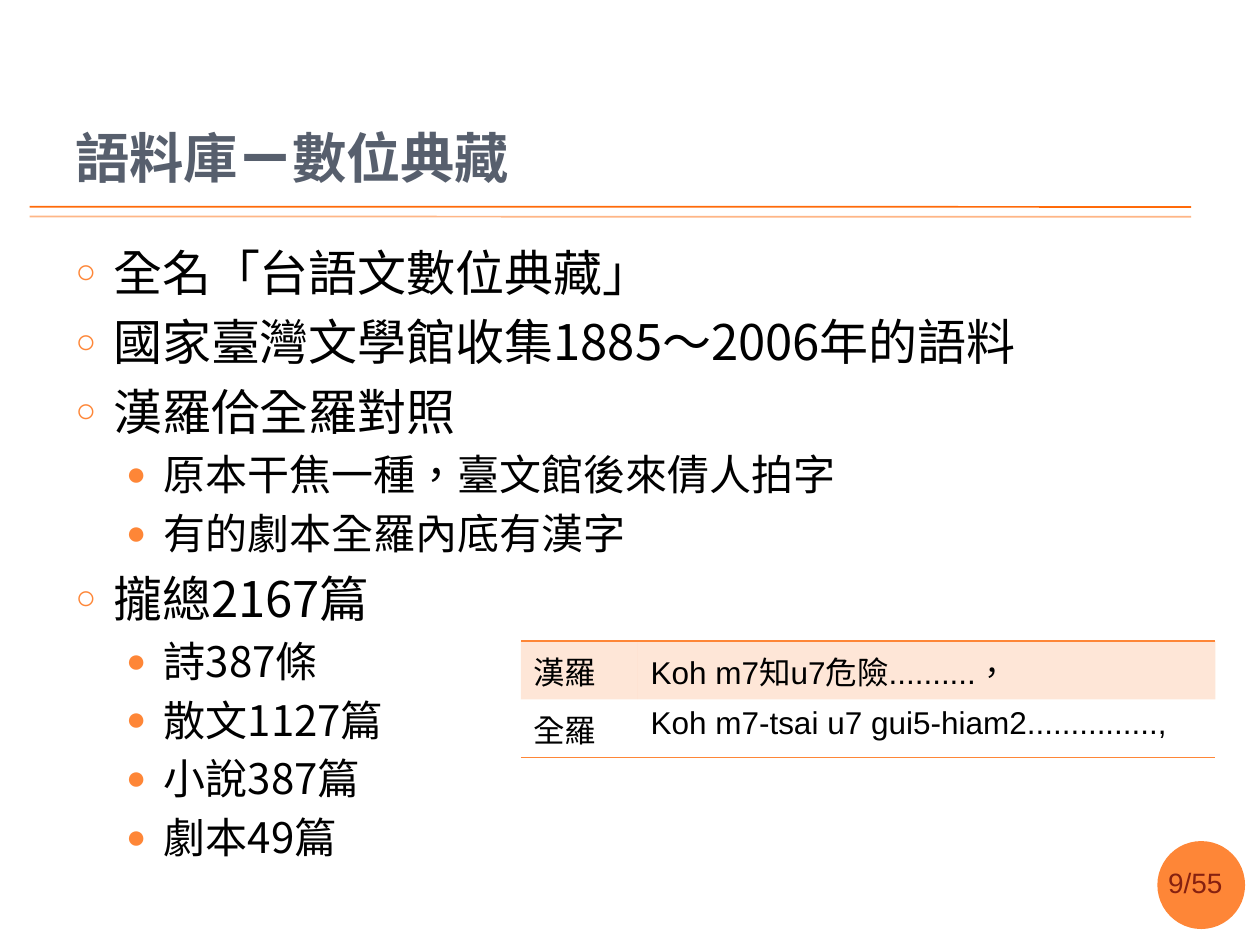
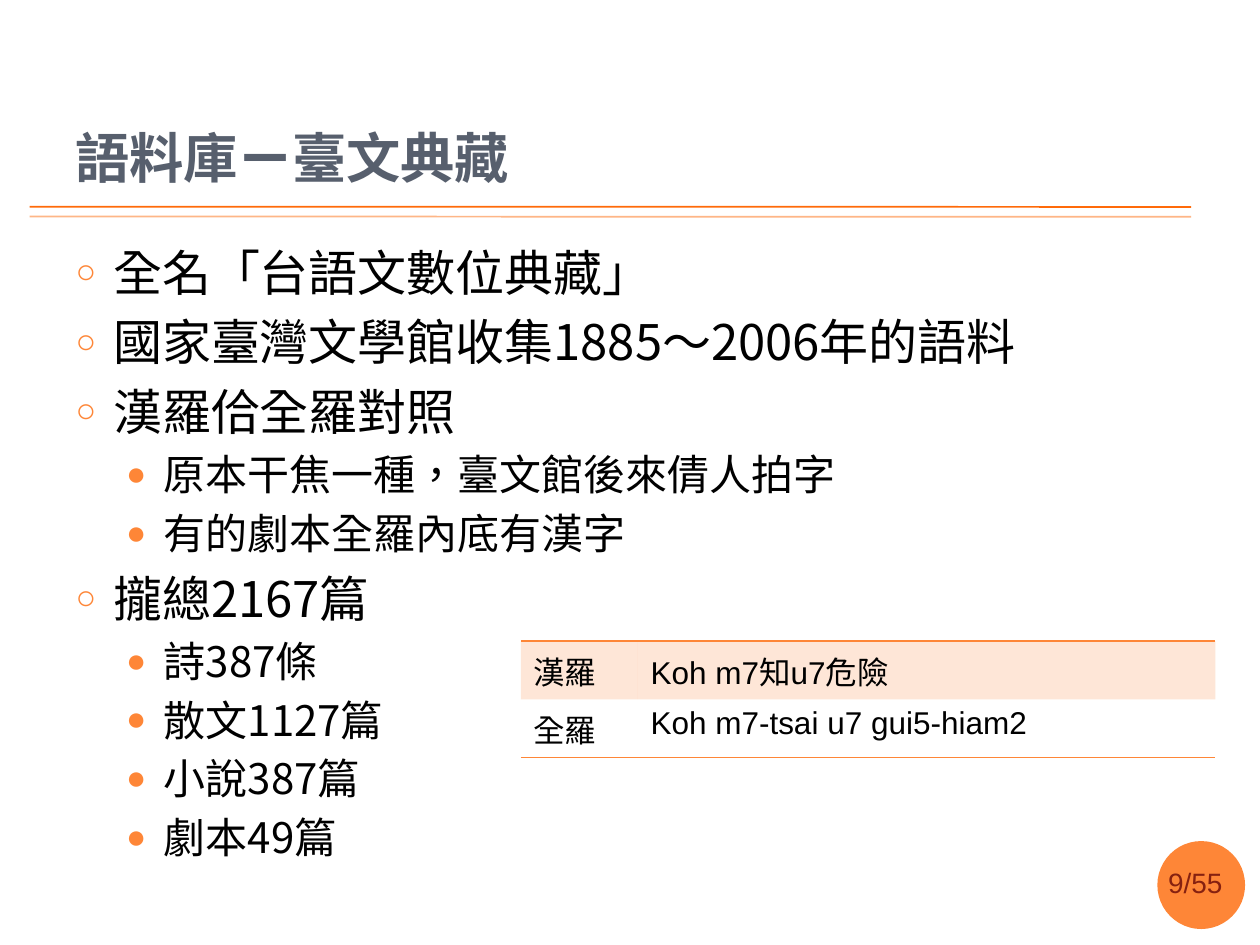
Before and after one commit to sih4sing5hong5/po3-ko3_tau5-iann2-phinn3, a slide deck: slide 9 of 翻譯報告.pptx. Drawn at 1260x945 pixels with LibreOffice and Linux fonts; fonts in the diff are those of the drawing; background and template pictures are left out. Boxes give left, top, right and bottom in pixels: in the first picture for what was removed or moved away, otherwise in the second. Text is boxed around its words. In the diff, an @@ line names an element or a change of style, - is before the commit and + after.

```diff
--- a/翻譯報告.pptx
+++ b/翻譯報告.pptx
@@ title at (75,131,509,183): text changed @@
-語料庫ㄧ數位典藏
+語料庫ㄧ臺文典藏
@@ table at (520,641,1215,749) @@
-row 1, column 2: Koh m7知u7危險..........，
+row 1, column 2: Koh m7知u7危險
-row 2, column 2: Koh m7-tsai u7 gui5-hiam2...............,
+row 2, column 2: Koh m7-tsai u7 gui5-hiam2
```
Also in this commit, not shown: 28 other slides changed, 2 slides added, 1 slide removed.
